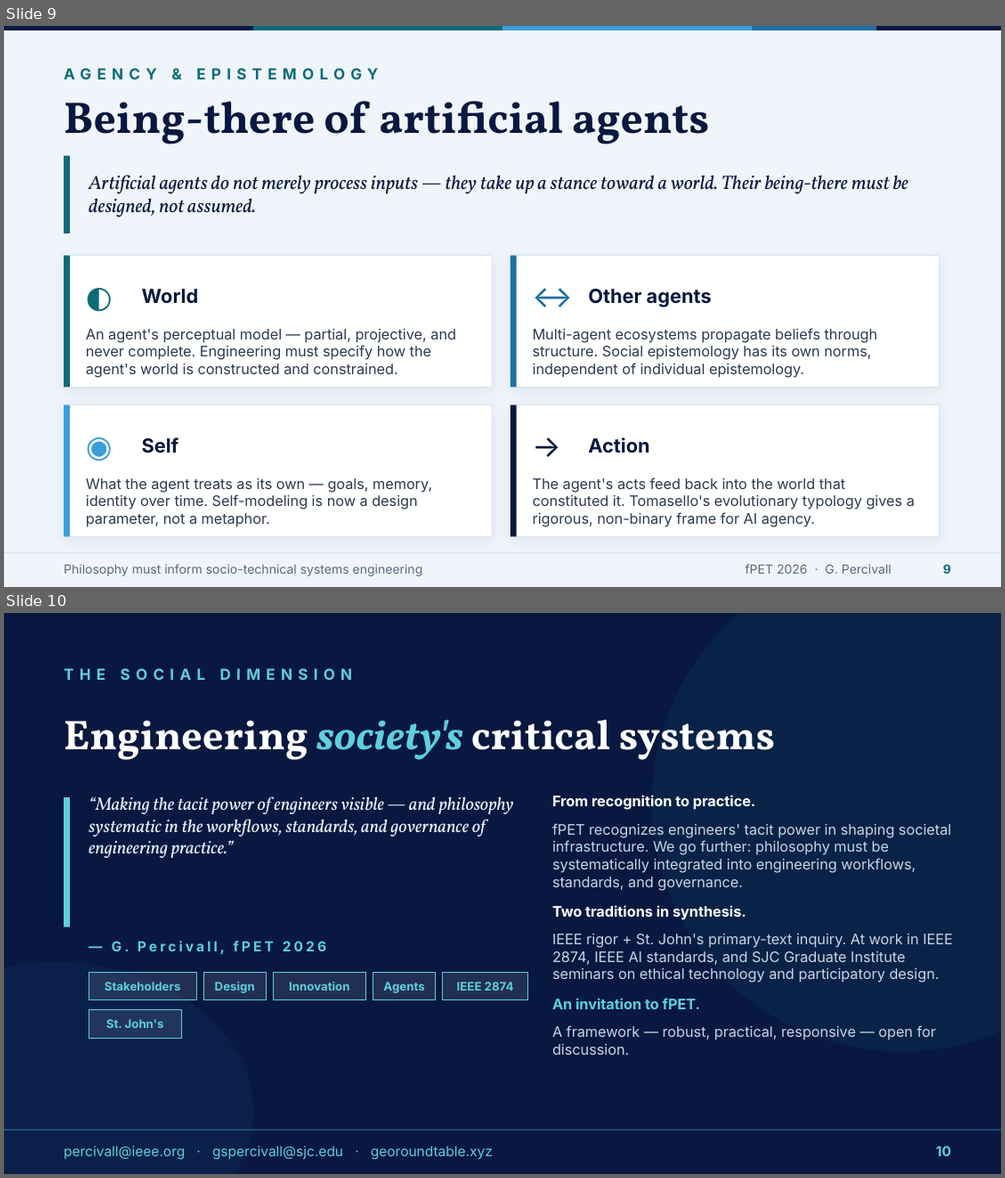
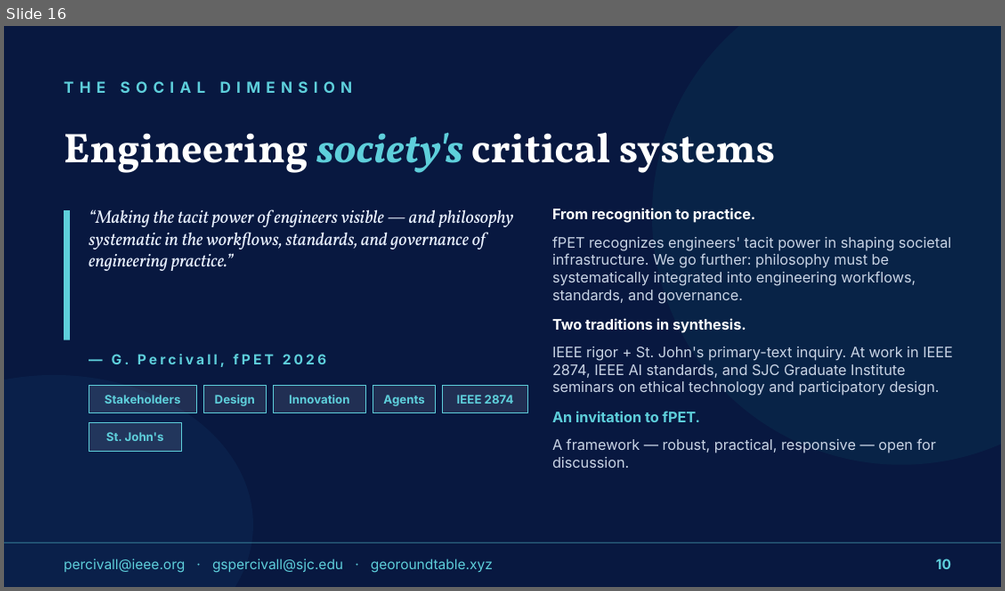
Before and after one commit to percivall/georoundtable.xyz, a slide deck: fPET-2026-Philosophy-must-inform-socio-technical-systems-engineering.pptx. Shown one above the other, each under a label of ours: slides 9 and 10 before the commit, slide 16 after it. The pictures are 1005x1178 and 1005x591 pixels, drawn with LibreOffice and Linux fonts; fonts in the diff are those of the drawing. Boxes give left, top, right and bottom in pixels: in the first picture for what was removed or moved away, otherwise in the second. Text is boxed around its words. In the diff, an @@ line names an element or a change of style, - is before the commit and + after.

```diff
--- a/fPET-2026-Philosophy-must-inform-socio-technical-systems-engineering.pptx
+++ b/fPET-2026-Philosophy-must-inform-socio-technical-systems-engineering.pptx
@@ slide 9 removed at box(4, 26, 1001, 587), background #F0F5FB @@
@@ rectangle removed at box(4, 26, 253, 30) @@
@@ rectangle removed at box(253, 26, 502, 30) @@
@@ rectangle removed at box(502, 26, 752, 30) @@
@@ rectangle removed at box(752, 26, 876, 30) @@
@@ rectangle removed at box(876, 26, 1001, 30) @@
@@ text removed at box(64, 68, 378, 79) @@
-AGENCY & EPISTEMOLOGY
@@ text removed at box(64, 101, 709, 144) @@
-Being-there of artificial agents
@@ rectangle removed at box(64, 156, 70, 233) @@
@@ text removed at box(89, 175, 909, 217) @@
-Artificial agents do not merely process inputs — they take up a stance toward a world. Their being-there must be designed, not assumed.
@@ rectangle removed at box(64, 256, 493, 386) @@
@@ rectangle removed at box(64, 256, 70, 386) @@
@@ rectangle removed at box(510, 256, 939, 386) @@
@@ rectangle removed at box(510, 256, 517, 386) @@
@@ text removed at box(86, 273, 140, 318) @@
-◐
@@ text removed at box(142, 289, 199, 304) @@
-World
@@ text removed at box(533, 273, 587, 318) @@
-↔
@@ text removed at box(588, 289, 712, 307) @@
-Other agents
@@ text removed at box(86, 329, 456, 378) @@
-An agent's perceptual model — partial, projective, and never complete. Engineering must specify how the agent's world is constructed and constrained.
@@ text removed at box(533, 328, 878, 378) @@
-Multi-agent ecosystems propagate beliefs through structure. Social epistemology has its own norms, independent of individual epistemology.
@@ rectangle removed at box(64, 405, 493, 536) @@
@@ rectangle removed at box(64, 405, 70, 536) @@
@@ text removed at box(86, 423, 140, 467) @@
-◉
@@ rectangle removed at box(510, 405, 939, 536) @@
@@ rectangle removed at box(510, 405, 517, 536) @@
@@ text removed at box(533, 423, 587, 467) @@
-→
@@ text removed at box(142, 437, 179, 453) @@
-Self
@@ text removed at box(588, 437, 649, 453) @@
-Action
@@ text removed at box(86, 478, 432, 527) @@
-What the agent treats as its own — goals, memory, identity over time. Self-modeling is now a design parameter, not a metaphor.
@@ text removed at box(533, 477, 914, 527) @@
-The agent's acts feed back into the world that constituted it. Tomasello's evolutionary typology gives a rigorous, non-binary frame for AI agency.
@@ rectangle removed at box(4, 552, 1001, 553) @@
@@ text removed at box(64, 564, 423, 576) @@
-Philosophy must inform socio-technical systems engineering
@@ text removed at box(745, 564, 891, 573) @@
-fPET 2026 · G. Percivall
@@ text removed at box(943, 564, 951, 573) @@
-9
@@ what was slide 10 is now slide 16 @@
```
Also in this commit, not shown: 2 slides changed, 13 slides added, 6 other slides removed, 3 other files.
